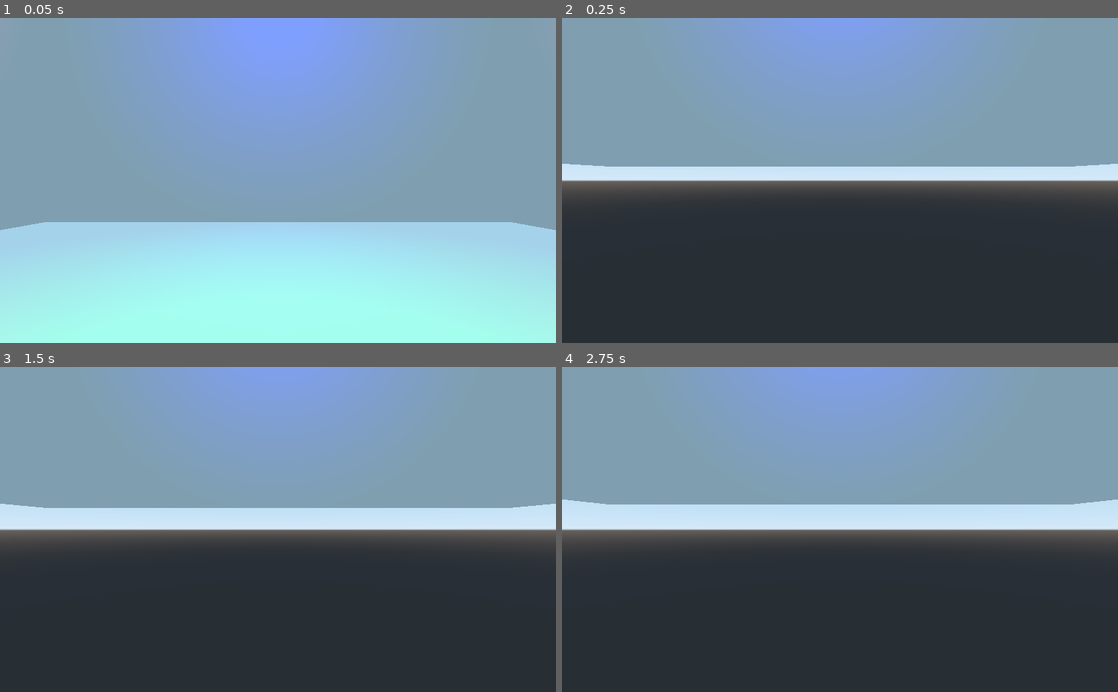
Above: before the commit, frames 1-4 (two rows, left to right).
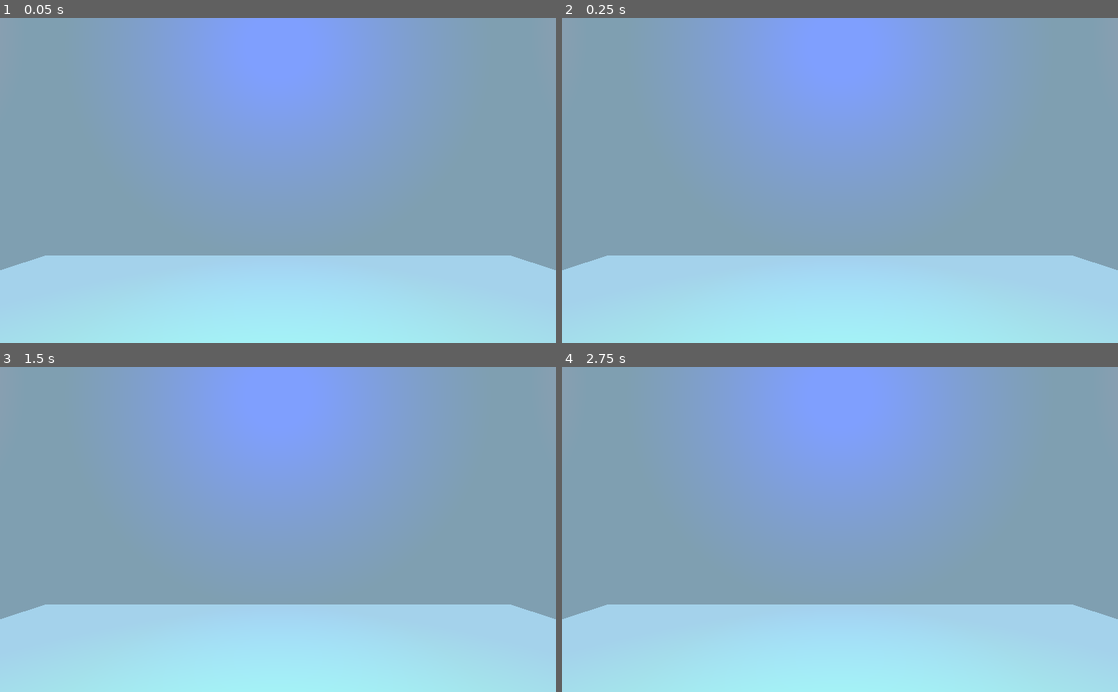
Above: after the commit, the same moments.

Repository: Krazy-J/door-in-the-wall
Game: Godot game, scene res://Main.tscn
The game is run twice, just before and just after one commit, with the same random seed, the same clock (stepped at 60 frames per second) and the same inputs.
Inputs (mouse positions are in pixels of both pictures, inside the frame that each line leads up to):
- Up to frame 1 (0.05 s): no input
- Up to frame 2 (0.25 s): no input
- Up to frame 3 (1.5 s): tap Enter at 0.5 s; move the mouse to (400, 513) at 0.52 s; move the mouse to (166, 545) at 1.27 s
- Up to frame 4 (2.75 s): move the mouse to (895, 458) at 2.02 s

The runs differ from the first frame. In frame 1, 27% of the frame differs, in the area x 0-100%, y 62-100%; in frame 2, 67%; in frame 3, 70%; in frame 4, 72%, in the area x 0-100%, y 2-100%.

Commit message:
Fixed floor
Made the collision box below the room instead of being the room.

Diff:
--- a/Room1.tscn
+++ b/Room1.tscn
@@ -3,7 +3,7 @@
 [ext_resource path="res://models/Room.obj" type="ArrayMesh" id=1]
 
 [sub_resource type="BoxShape" id=1]
-extents = Vector3( 10, 9, 10 )
+extents = Vector3( 10, 1, 10 )
 
 [node name="Room1" type="Spatial"]
 
@@ -15,6 +15,7 @@
 [node name="StaticBody" type="StaticBody" parent="Room"]
 
 [node name="CollisionShape" type="CollisionShape" parent="Room/StaticBody"]
+transform = Transform( 1, 0, 0, 0, 1, 0, 0, 0, 1, 0, -10, 0 )
 shape = SubResource( 1 )
 
 [node name="OmniLight-Y" type="OmniLight" parent="Room"]
